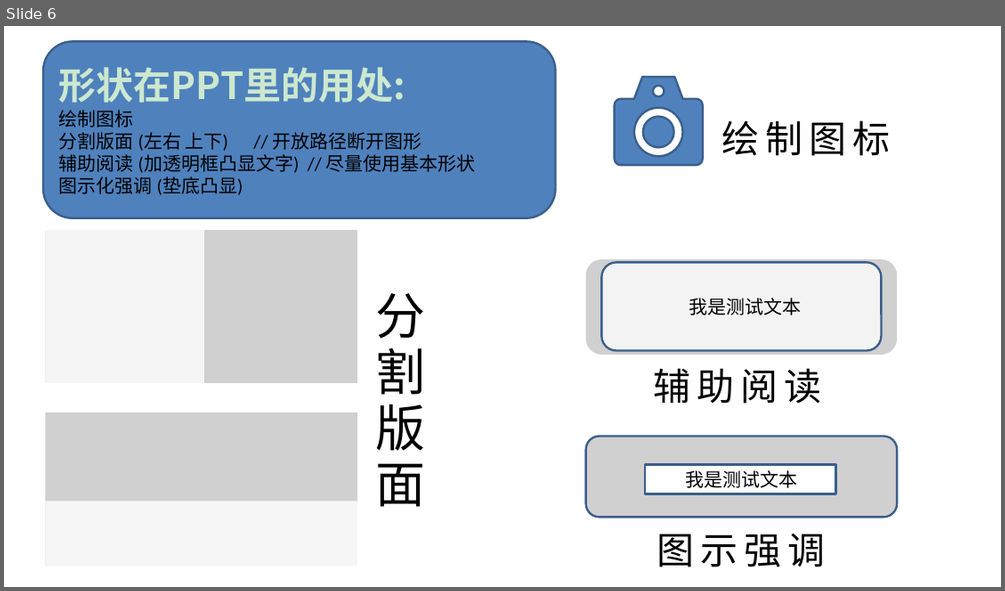
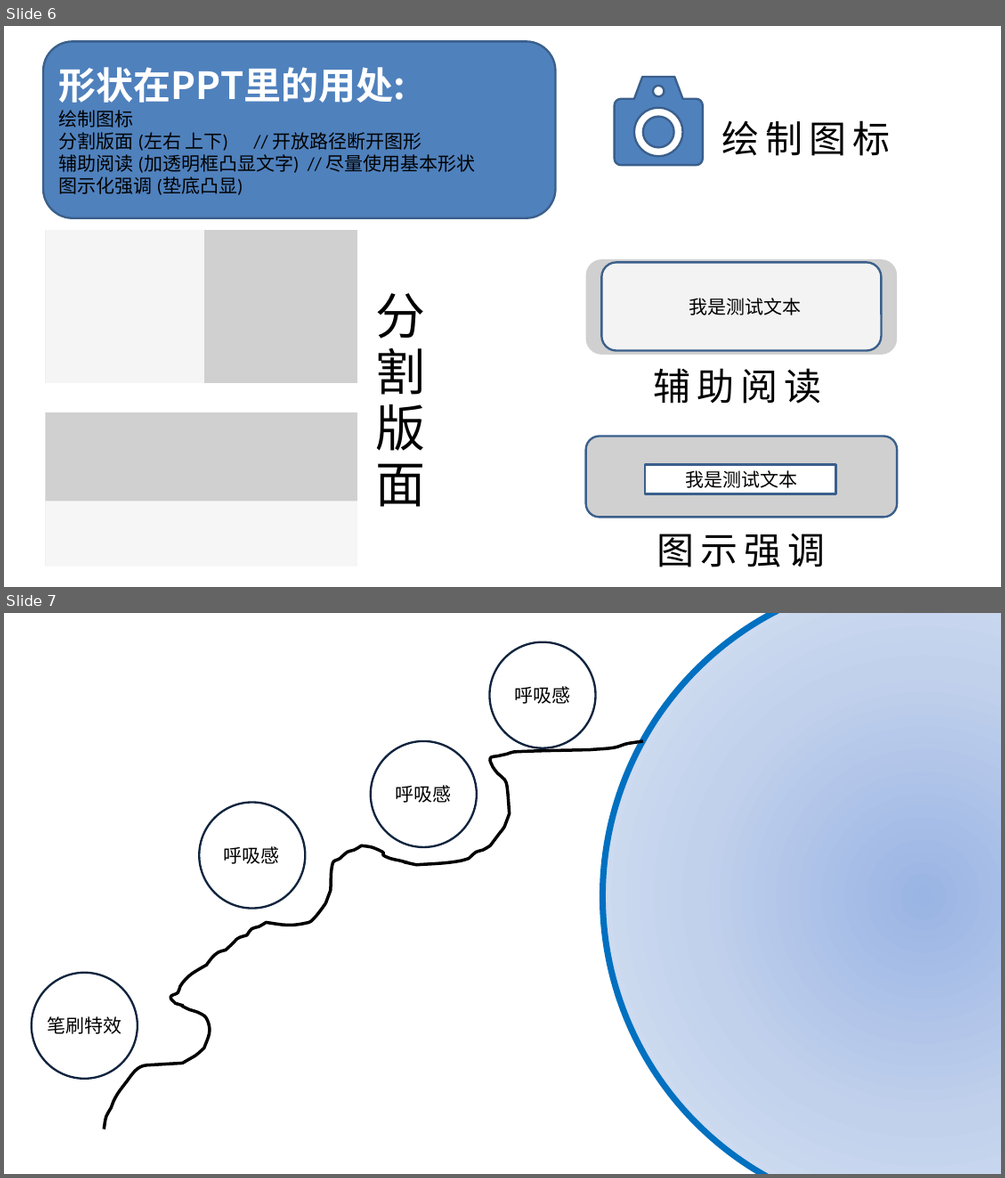
Before and after one commit to congcongshang/StudyNoteBook, a slide deck: PPTTest/PPT学习笔记.pptx. Shown one above the other, each under a label of ours: slide 6 before the commit, slides 6 and 7 after it. The pictures are 1005x591 and 1005x1178 pixels, drawn with LibreOffice and Linux fonts; fonts in the diff are those of the drawing; grey boxes stand for pictures. Boxes give left, top, right and bottom in pixels: in the first picture for what was removed or moved away, otherwise in the second. Text is boxed around its words. In the diff, an @@ line names an element or a change of style, - is before the commit and + after.

```diff
--- a/PPTTest/PPT学习笔记.pptx
+++ b/PPTTest/PPT学习笔记.pptx
@@ slide 7 added at bbox=[4, 613, 1001, 1174], background #FFFFFF @@
@@ ellipse added at bbox=[603, 613, 1001, 1174], fill gradient #9AB5E4 to #C2D1ED to #E1E8F5, outline #0070C0 6 pt @@
@@ ellipse added at bbox=[489, 642, 596, 748], outline #0F243E 2 pt @@
@@ text added at bbox=[514, 686, 570, 704], 18 pt, text #000000 @@
+呼吸感
@@ freeform shape added at bbox=[105, 741, 643, 1129], outline #000000 3 pt @@
@@ ellipse added at bbox=[371, 741, 477, 847], outline #0F243E 2 pt @@
@@ text added at bbox=[395, 785, 451, 803], 18 pt, text #000000 @@
+呼吸感
@@ ellipse added at bbox=[199, 803, 306, 908], outline #0F243E 2 pt @@
@@ text added at bbox=[224, 846, 280, 864], 18 pt, text #000000 @@
+呼吸感
@@ ellipse added at bbox=[32, 973, 138, 1078], outline #0F243E 2 pt @@
@@ text added at bbox=[48, 1016, 122, 1034], 18 pt, text #000000 @@
+笔刷特效
@@ slide 6 changed as well @@
@@ background #CCE8CF to #FFFFFF @@
@@ text in rounded rectangle at bbox=[59, 67, 405, 103]: text colour #CCE8CF to #FFFFFF in "形状在PPT里的用处:" @@
```
Also in this commit, not shown: 6 other slides changed, 8 other slides added, 9 slides removed, 3 other files.
